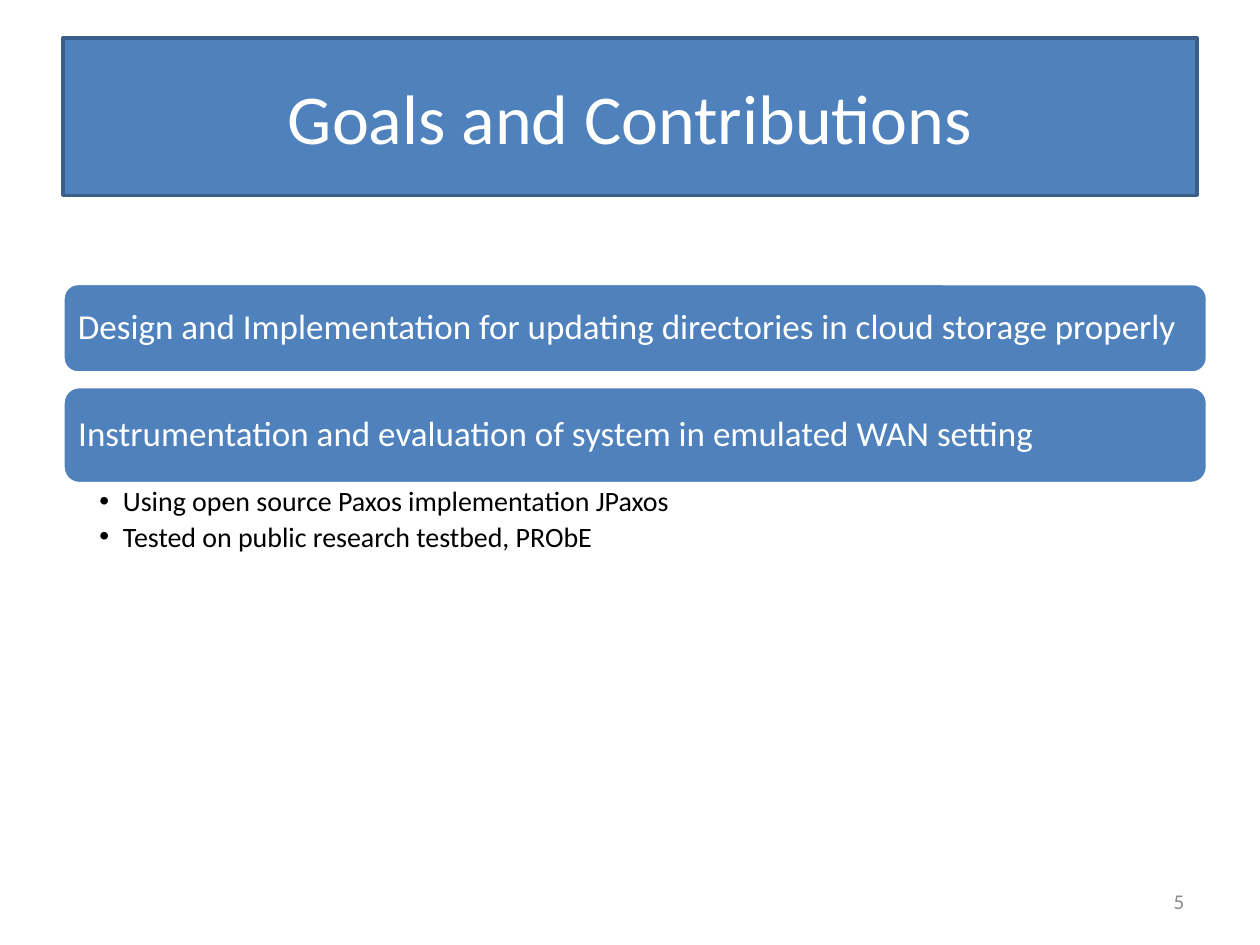
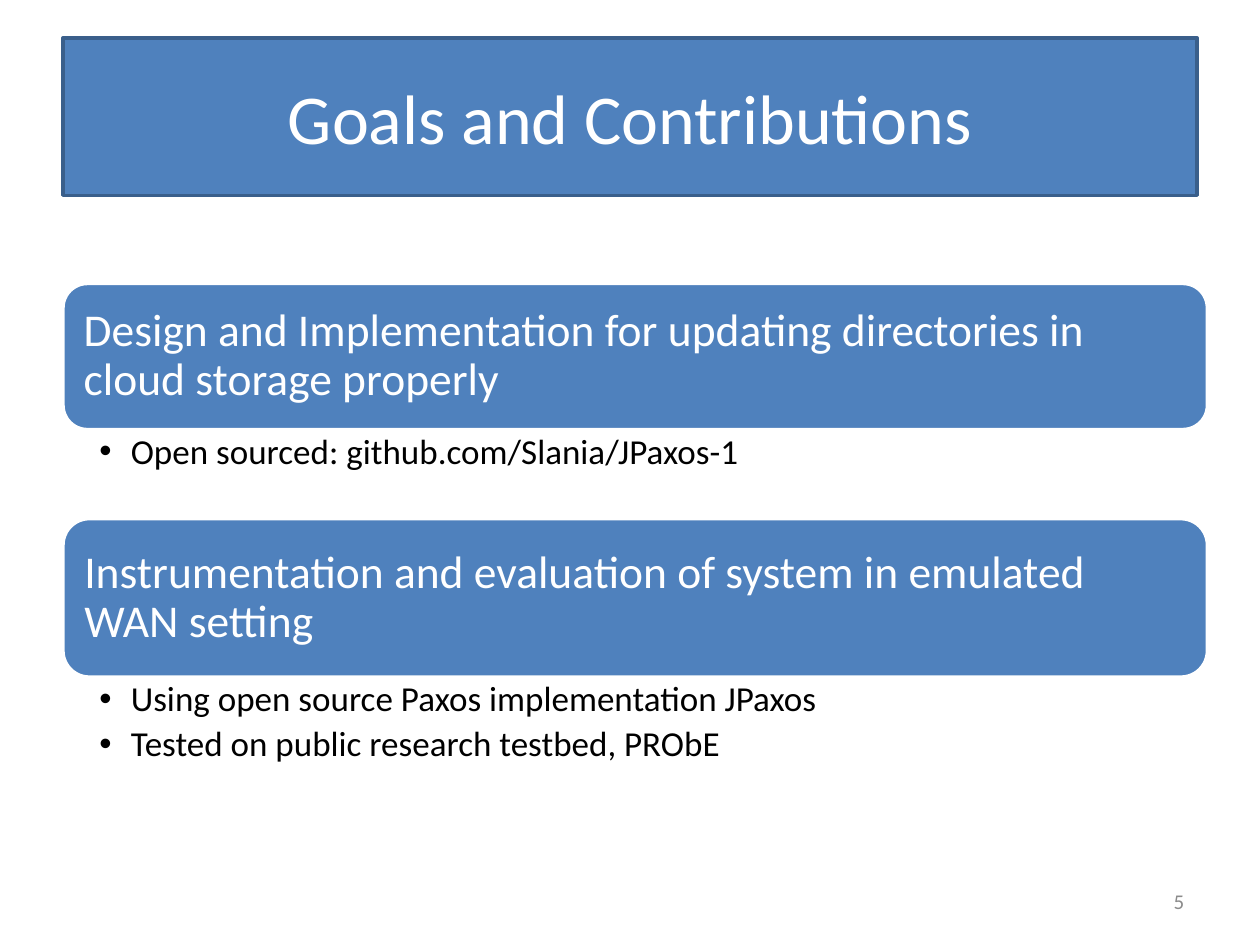
Before and after one commit to Slania/JPaxos-1, a slide deck: slide 5 of Paxos based directory updates for geo-replicated cloud storage.pptx. Drawn at 1260x945 pixels with LibreOffice and Linux fonts; fonts in the diff are those of the drawing. Boxes give left, top, right and bottom in pixels: in the first picture for what was removed or moved away, otherwise in the second. Text is boxed around its words. In the diff, an @@ line names an element or a change of style, - is before the commit and + after.

Commit message:
Sri | Updated ppt

```diff
--- a/Paxos based directory updates for geo-replicated cloud storage.pptx
+++ b/Paxos based directory updates for geo-replicated cloud storage.pptx
@@ rounded rectangle: place and size @@
-rounded rectangle at bbox=[63, 284, 1207, 373]
+rounded rectangle at bbox=[63, 284, 1207, 430]
@@ text "Design and Implementation for updating ..." at bbox=[84, 314, 1083, 403]: size 20 to 26 pt; more space between paragraphs @@
@@ text added at bbox=[131, 439, 738, 470], 20 pt, text #000000 @@
+  •• Open sourced: github.com/Slania/JPaxos-1
@@ rounded rectangle: place and size @@
-rounded rectangle at bbox=[63, 387, 1207, 484]
+rounded rectangle at bbox=[63, 519, 1207, 678]
@@ text "Instrumentation and evaluation of system ..." at bbox=[84, 556, 1085, 645]: size 20 to 26 pt; more space between paragraphs @@
@@ text "Instrumentation and evaluation of system ...": place and size @@
-text "Instrumentation and evaluation of system ..." at bbox=[78, 421, 1033, 452]
+text "Instrumentation and evaluation of system ..." at bbox=[84, 556, 1085, 645]
@@ text "Using open source Paxos implementation ...": place and size @@
-text "Using open source Paxos implementation ..." at bbox=[123, 491, 669, 552]
+text "Using open source Paxos implementation ..." at bbox=[131, 686, 816, 762]
@@ text "Using open source Paxos implementation ..." at bbox=[131, 686, 816, 762]: size 16 to 20 pt; indent changed @@
```
Also in this commit, not shown: 2 other slides changed.
